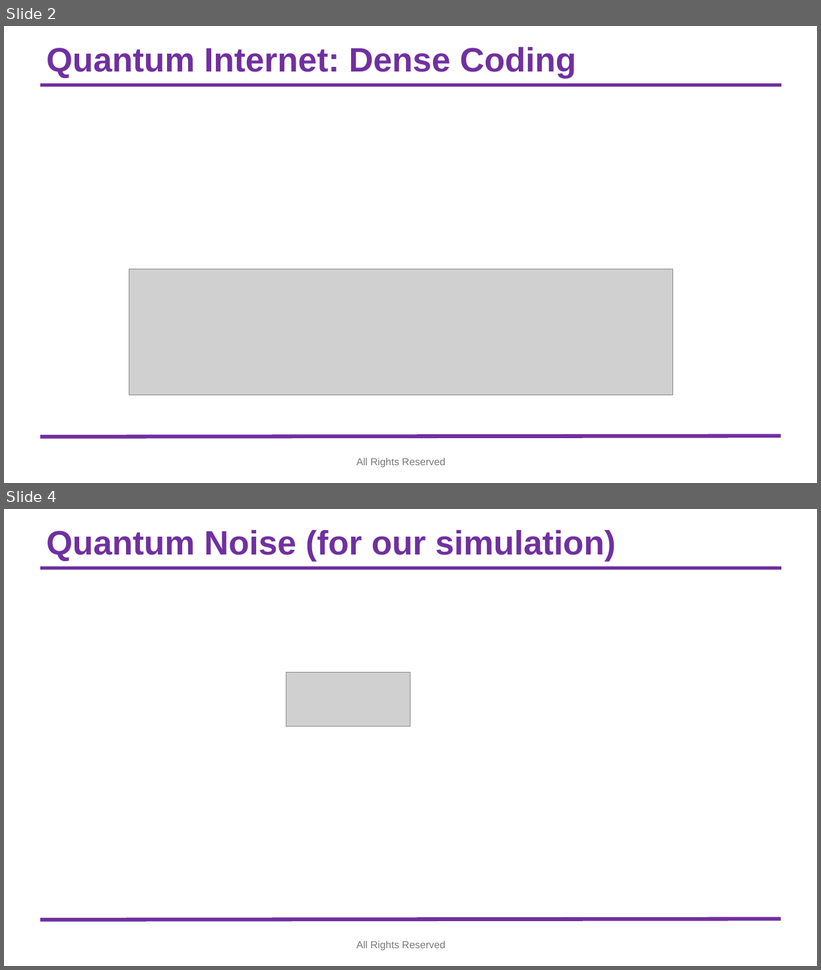
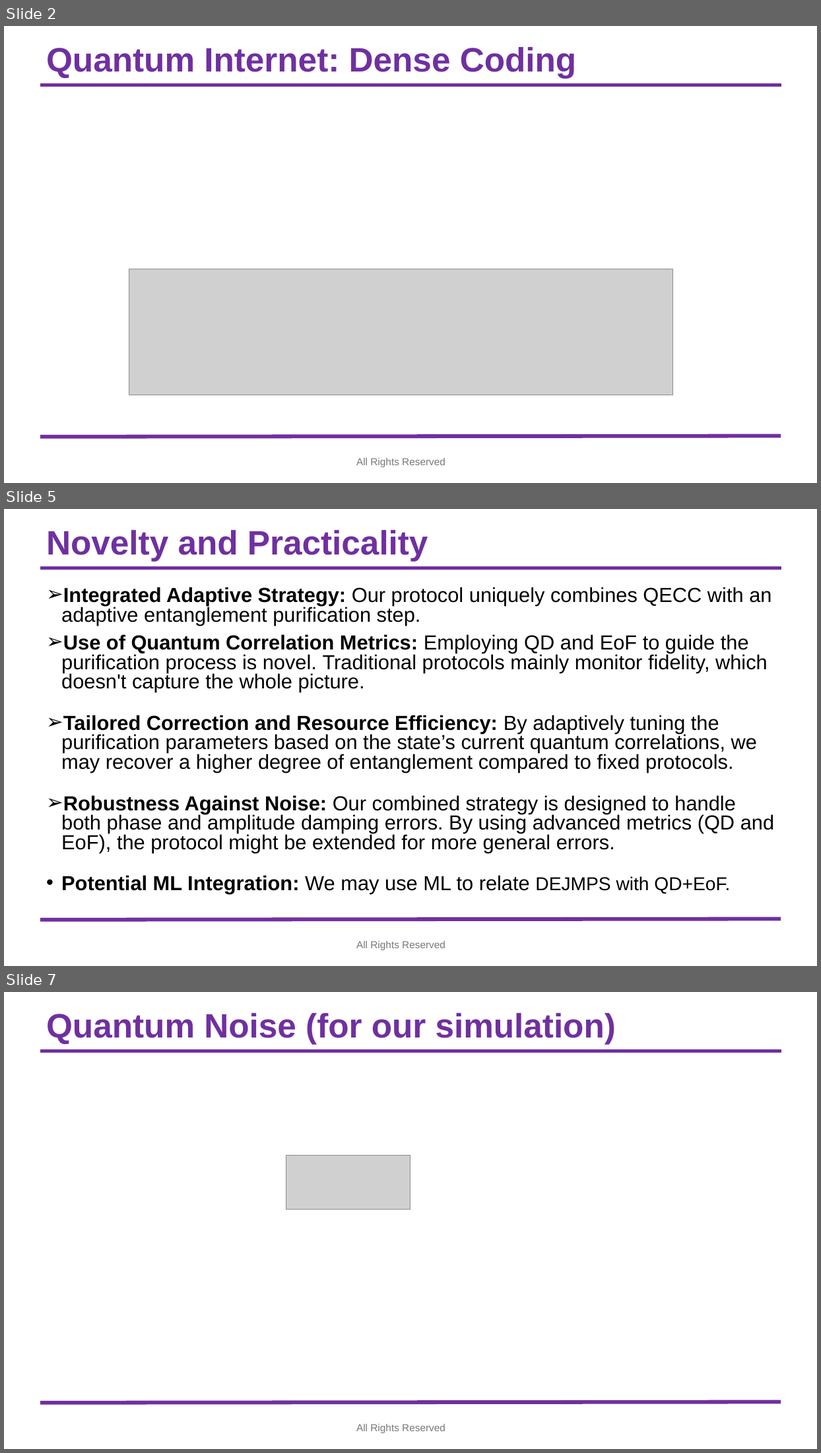
Before and after one commit to syedshubha/QNET25_Shubha, a slide deck: Fidelity_EntropyMatrics.pptx. Shown one above the other, each under a label of ours: slides 2 and 4 before the commit, slides 2, 5 and 7 after it; the slides between them are not shown. The pictures are 821x970 and 821x1453 pixels, drawn with LibreOffice and Linux fonts; fonts in the diff are those of the drawing; grey boxes stand for pictures; background and template pictures are left out. Boxes give left, top, right and bottom in pixels: in the first picture for what was removed or moved away, otherwise in the second. Text is boxed around its words. In the diff, an @@ line names an element or a change of style, - is before the commit and + after.

```diff
--- a/Fidelity_EntropyMatrics.pptx
+++ b/Fidelity_EntropyMatrics.pptx
@@ slide 5 added at <box>4,509,817,966</box>, background #FFFFFF; not listed: 2 template elements that a slide beside it also shows @@
@@ title added at <box>46,530,428,561</box>, 40 pt, text #7030A0, bold @@
+Novelty and Practicality
@@ text added at <box>61,587,774,894</box>, 24 pt, text #000000 @@
+➢ Integrated Adaptive Strategy: Our protocol uniquely combines QECC with an adaptive entanglement purification step.
+➢ Use of Quantum Correlation Metrics: Employing QD and EoF to guide the purification process is novel. Traditional protocols mainly monitor fidelity, which doesn't capture the whole picture.
+➢ Tailored Correction and Resource Efficiency: By adaptively tuning the purification parameters based on the state’s current quantum correlations, we may recover a higher degree of entanglement compared to fixed protocols.
+➢ Robustness Against Noise: Our combined strategy is designed to handle both phase and amplitude damping errors. By using advanced metrics (QD and EoF), the protocol might be extended for more general errors.
+• Potential ML Integration: We may use ML to relate DEJMPS with QD+EoF.
@@ text added at <box>356,941,446,951</box>, 12 pt, text #797979 @@
+All Rights Reserved
@@ what was slide 4 is now slide 7 @@
```
Also in this commit, not shown: 2 slides changed, 2 other slides added.
